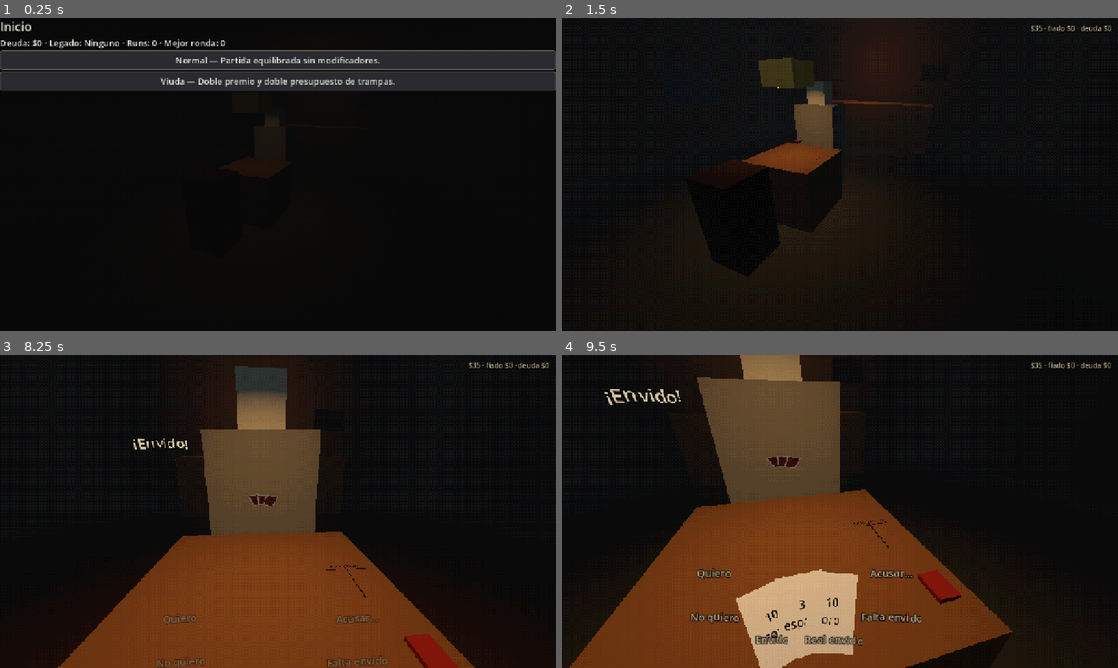
Above: before the commit, frames 1-4 (two rows, left to right).
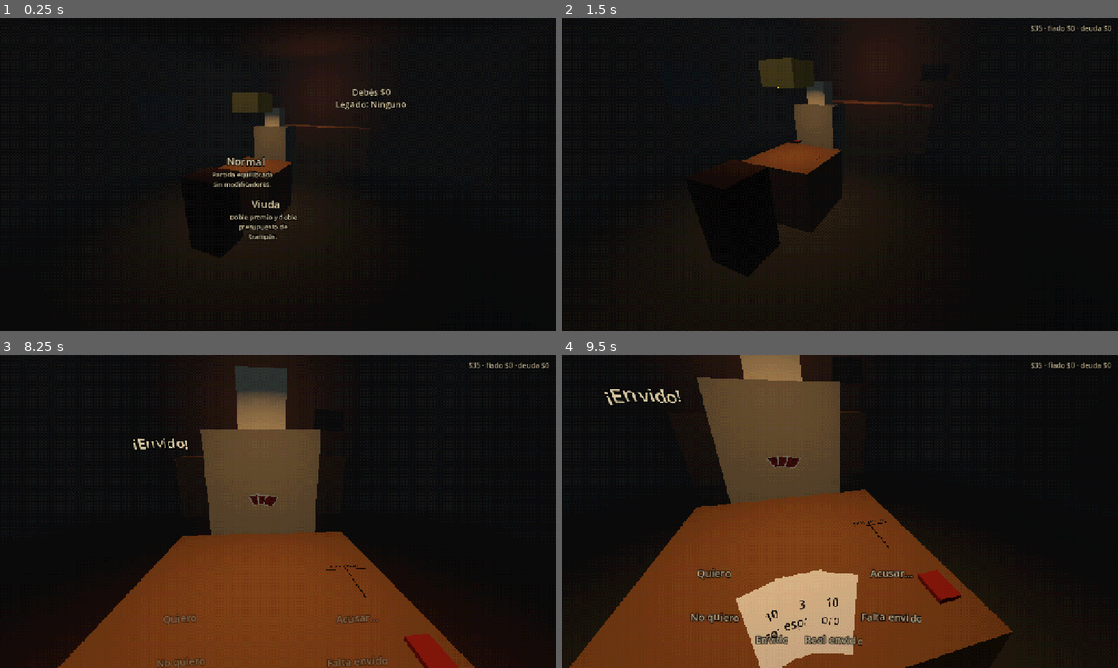
Above: after the commit, the same moments.

Repository: JoakoZarza/paye
Game: Godot game, scene res://ui/main.tscn
Two runs of this game, one before a commit and one after it. Both use one fixed random seed, a clock stepped at 60 frames per second and the inputs below.
Inputs (mouse positions are in pixels of both pictures, inside the frame that each line leads up to):
- Up to frame 1 (0.25 s): no input
- Up to frame 2 (1.5 s): click "Normal — Partida equilibrada …" (after the commit: "Normal") at 0.5 s; click "Sentarse" at 1.25 s
- Up to frame 3 (8.25 s): tap Enter at 2 s; move the mouse to (400, 495) at 2.02 s; hold D 2.03-2.75 s; hold Shift 2.03-2.75 s; click (400, 495) at 2.17 s; tap Space at 2.27, 5.27 s; drag from (166, 527) to (250, 574) at 2.77 s; move the mouse to (333, 442) at 3.52 s; hold D 3.53-4.25 s; tap Ctrl at 3.6, 8.1 s; drag from (250, 574) to (111, 464) at 4.27 s; move the mouse to (444, 558) at 5.02 s; hold A 5.03-5.75 s; tap Alt at 5.1 s; drag from (111, 464) to (194, 433) at 5.77 s; move the mouse to (305, 511) at 6.52 s; hold A 6.53-7.25 s; hold Shift 6.53-7.25 s; click (305, 511) at 6.67 s; drag from (194, 433) to (166, 527) at 7.27 s; move the mouse to (400, 495) at 8.02 s; hold D from 8.03 s (still down)
- Up to frame 4 (9.5 s): tap Space at 8.27 s; release D at 8.75 s; drag from (728, 527) to (812, 574) at 8.77 s

The runs differ from the first frame. In frame 1, 17% of the frame differs, in the area x 0-100%, y 1-72%; in frame 2, nothing differs; in frame 3, less than 0.1%; in frame 4, nothing differs.

Commit message:
feat(world): inicio, muerte, final y deuda pagada escritos sobre los objetos del bar
Co-Authored-By: Claude Opus 5.5 <noreply@anthropic.com>

Diff:
--- a/data/i18n/ui.csv
+++ b/data/i18n/ui.csv
@@ -45,6 +45,9 @@
 UI_AMULET_TRAIN_COIN_DESC,Aumenta el premio si ganás sin cantar envido.
 UI_START_META,"Deuda: $%d · Legado: %s · Runs: %d · Mejor ronda: %d"
 UI_START_NONE,Ninguno
+UI_BOARD_DEBT,Debés $%d
+UI_BOARD_LEGACY,Legado: %s
+UI_BOARD_BEST,Mejor ronda: %d
 UI_START_LOST,"La run anterior se perdió y su fiado pasó a deuda."
 UI_DECK_NORMAL_NAME,Normal
 UI_DECK_NORMAL_DESC,Partida equilibrada sin modificadores.
--- a/tests/tools/world_snapshot.gd
+++ b/tests/tools/world_snapshot.gd
@@ -1,6 +1,6 @@
 extends SceneTree
 ## Captura la mesa 3D en un PNG para revisarla sin jugar.
-## Uso: godot --path . -s res://tests/tools/world_snapshot.gd -- <salida.png> [ps1: 1|0] [fase: match|bar|shop] [vista: hand|rival|left|right|back] [puntos: 4,7] [habla: 1]
+## Uso: godot --path . -s res://tests/tools/world_snapshot.gd -- <salida.png> [ps1: 1|0] [fase: start|match|bar|shop] [vista: hand|rival|left|right|back] [puntos: 4,7] [habla: 1]
 
 const MAIN := "res://ui/main.tscn"
 
@@ -20,7 +20,8 @@
 	root.add_child(main)
 	await process_frame
 	var rc: RunController = main.rc
-	rc.start_run(&"normal")
+	if phase != "start":
+		rc.start_run(&"normal")
 	if phase == "match":
 		rc.enter_match()
 	elif phase == "shop":
--- a/tests/world/test_table_3d.gd
+++ b/tests/world/test_table_3d.gd
@@ -636,3 +636,17 @@
 	assert_true(cam.looking_at_hand(), "sin bajar el mouse, la cabeza vuelve a las cartas")
 	_hold(cam, Vector2(0.5, 0.2), 3.0)
 	assert_false(cam.looking_at_hand(), "moviendo el mouse se mira otra cosa")
+
+
+func test_las_pantallas_del_bar_se_escriben_sobre_los_objetos() -> void:
+	var rc := RunController.new(Economy.load_from(), MetaState.new(), 4, META_PATH)
+	var r := _rig()
+	var router := ScreenRouter.new()
+	router.world = r[0]
+	add_child_autofree(router)
+	router.setup(rc)
+	var deck := router.find_child("Deck_normal", true, false) as Button
+	assert_not_null(deck, "inicio: los mazos sobre la mesa")
+	assert_null(router.find_child("*DeckPicker*", true, false), "sin la lista 2D")
+	deck.pressed.emit()
+	assert_eq(rc.phase, RunController.Phase.BAR)
--- a/ui/screens/base_screen.gd
+++ b/ui/screens/base_screen.gd
@@ -82,7 +82,10 @@
 		if not is_instance_valid(c) or not is_instance_valid(anchor):
 			continue
 		var at: Vector3 = anchor.global_position + (t[2] as Vector3)
-		c.visible = not cam.is_position_behind(at)
+		# Detrás de la cámara (o pegado a ella) no se ve.
+		c.visible = (cam.global_transform.affine_inverse() * at).z < -0.05
+		if not c.visible:
+			continue
 		var size := c.get_combined_minimum_size()
 		c.size = size
 		c.position = cam.unproject_position(at) / view * screen - size * 0.5
@@ -118,3 +121,37 @@
 ## Dos textos vecinos se pisan si uno pasa de 10 caracteres y el otro de 6.
 static func too_close(a: String, b: String) -> bool:
 	return (a.length() > 10 and b.length() > 6) or (b.length() > 10 and a.length() > 6)
+
+
+## Vista 3D: los mazos para empezar, uno al lado del otro sobre la mesa, con lo que
+## tienen de distinto escrito abajo.
+func world_decks(on_pick: Callable) -> void:
+	var table := world.slot("table")
+	var decks := RunDeck.load_all().values()
+	for i in decks.size():
+		var deck: RunDeck = decks[i]
+		var key := "UI_DECK_" + String(deck.id).to_upper()
+		var x := (i - (decks.size() - 1) * 0.5) * 0.36
+		world_button(UiText.t(key + "_NAME"), "Deck_" + String(deck.id), on_pick.bind(deck.id), table,
+			Vector3(x, 0.82, 0))
+		world_label(wrap_text(UiText.t(key + "_DESC"), 22), table, Vector3(x, 0.76, 0.08), 15)
+
+
+## Corta un texto en renglones de a lo sumo width letras.
+static func wrap_text(text: String, width: int) -> String:
+	var lines: Array[String] = []
+	var line := ""
+	for word in text.split(" ", false):
+		if line != "" and (line + " " + word).length() > width:
+			lines.append(line)
+			line = word
+		else:
+			line = word if line == "" else line + " " + word
+	if line != "":
+		lines.append(line)
+	return "\n".join(lines)
+
+
+## Donde se escribe lo que hay que saber: la pizarra del bar.
+func board() -> Node3D:
+	return world.slot("scoreboard")
--- a/ui/screens/death_screen.gd
+++ b/ui/screens/death_screen.gd
@@ -6,6 +6,10 @@
 	for c in get_children():
 		remove_child(c)
 		c.queue_free()
+	_clear_tags()
+	if world != null:
+		_draw_world()
+		return
 	var box := VBoxContainer.new()
 	box.set_anchors_and_offsets_preset(Control.PRESET_FULL_RECT)
 	add_child(box)
@@ -29,3 +33,20 @@
 func _start(id: StringName) -> void:
 	rc.start_run(id)
 	acted.emit()
+
+
+func _draw_world() -> void:
+	world_label(UiText.t("UI_DEATH_TITLE") + "\n" + UiText.t("UI_DEATH_INFO").replace(" · ", "\n") % [rc.state.round, rc.state.debt],
+		board(), Vector3(0, 0.2, 0.05), 20)
+	var choices := rc.legacy_choices()
+	for i in choices.size():
+		var id: StringName = choices[i]
+		var x := (i - (choices.size() - 1) * 0.5) * 0.5
+		world_button(UiText.t("UI_AMULET_" + String(id).to_upper()), "Legacy_" + String(id), _legacy.bind(id),
+			world.slot("bar_counter"), Vector3(x, 1.25, 0.1))
+	world_decks(_start)
+
+
+
+func wants_backdrop() -> bool:
+	return world == null
--- a/ui/screens/ending_screen.gd
+++ b/ui/screens/ending_screen.gd
@@ -6,6 +6,10 @@
 	for c in get_children():
 		remove_child(c)
 		c.queue_free()
+	_clear_tags()
+	if world != null:
+		_draw_world()
+		return
 	var box := VBoxContainer.new()
 	box.set_anchors_and_offsets_preset(Control.PRESET_FULL_RECT)
 	add_child(box)
@@ -19,3 +23,16 @@
 func _start(id: StringName) -> void:
 	rc.start_run(id)
 	acted.emit()
+
+
+func _draw_world() -> void:
+	var good := rc.phase == RunController.Phase.RETIRED
+	var key := "UI_ENDING_GOOD" if good else "UI_ENDING_GREED"
+	var anchor := world.slot("window") if good else world.slot("bar_counter")
+	world_label(wrap_text(UiText.t(key), 30), anchor, Vector3(0, 0.6, 0) if good else Vector3(0, 1.5, 0.1), 20)
+	world_decks(_start)
+
+
+
+func wants_backdrop() -> bool:
+	return world == null
--- a/ui/screens/free_screen.gd
+++ b/ui/screens/free_screen.gd
@@ -6,6 +6,10 @@
 	for c in get_children():
 		remove_child(c)
 		c.queue_free()
+	_clear_tags()
+	if world != null:
+		_draw_world()
+		return
 	var box := VBoxContainer.new()
 	box.set_anchors_and_offsets_preset(Control.PRESET_FULL_RECT)
 	add_child(box)
@@ -23,3 +27,15 @@
 func _condemn() -> void:
 	rc.condemn()
 	acted.emit()
+
+
+func _draw_world() -> void:
+	world_label(UiText.t("UI_FREE_PAID") + "\n" + UiText.t("UI_FREE_LEFT") % rc.state.money, board(),
+		Vector3(0, 0.2, 0.05), 20)
+	world_button(UiText.t("UI_FREE_RETIRE"), "Retire", _retire, world.slot("window"), Vector3(0, 0.6, 0))
+	world_button(UiText.t("UI_FREE_CONDEMN"), "Condemn", _condemn, world.slot("bar_counter"), Vector3(0, 1.3, 0.1))
+
+
+
+func wants_backdrop() -> bool:
+	return world == null
--- a/ui/screens/start_screen.gd
+++ b/ui/screens/start_screen.gd
@@ -6,6 +6,10 @@
 	for c in get_children():
 		remove_child(c)
 		c.queue_free()
+	_clear_tags()
+	if world != null:
+		_draw_world()
+		return
 	var box := VBoxContainer.new()
 	box.set_anchors_and_offsets_preset(Control.PRESET_FULL_RECT)
 	add_child(box)
@@ -27,3 +31,22 @@
 func _start(id: StringName) -> void:
 	rc.start_run(id)
 	acted.emit()
+
+
+func _draw_world() -> void:
+	var legacy := (
+		UiText.t("UI_AMULET_" + String(rc.meta.legacy).to_upper())
+		if rc.meta.legacy != &"" else UiText.t("UI_START_NONE")
+	)
+	var lines := [UiText.t("UI_BOARD_DEBT") % rc.meta.debt, UiText.t("UI_BOARD_LEGACY") % legacy]
+	if rc.meta.best_round > 0:
+		lines.append(UiText.t("UI_BOARD_BEST") % rc.meta.best_round)
+	world_label("\n".join(lines), board(), Vector3(0, 0.2, 0.05), 20)
+	if rc.meta.run_in_progress:
+		world_label(wrap_text(UiText.t("UI_START_LOST"), 26), world.slot("table"), Vector3(0, 1.1, -0.3), 16)
+	world_decks(_start)
+
+
+
+func wants_backdrop() -> bool:
+	return world == null
Not shown, changed: docs/plans/2026-11-02-plan-7-mesa-3d.md
